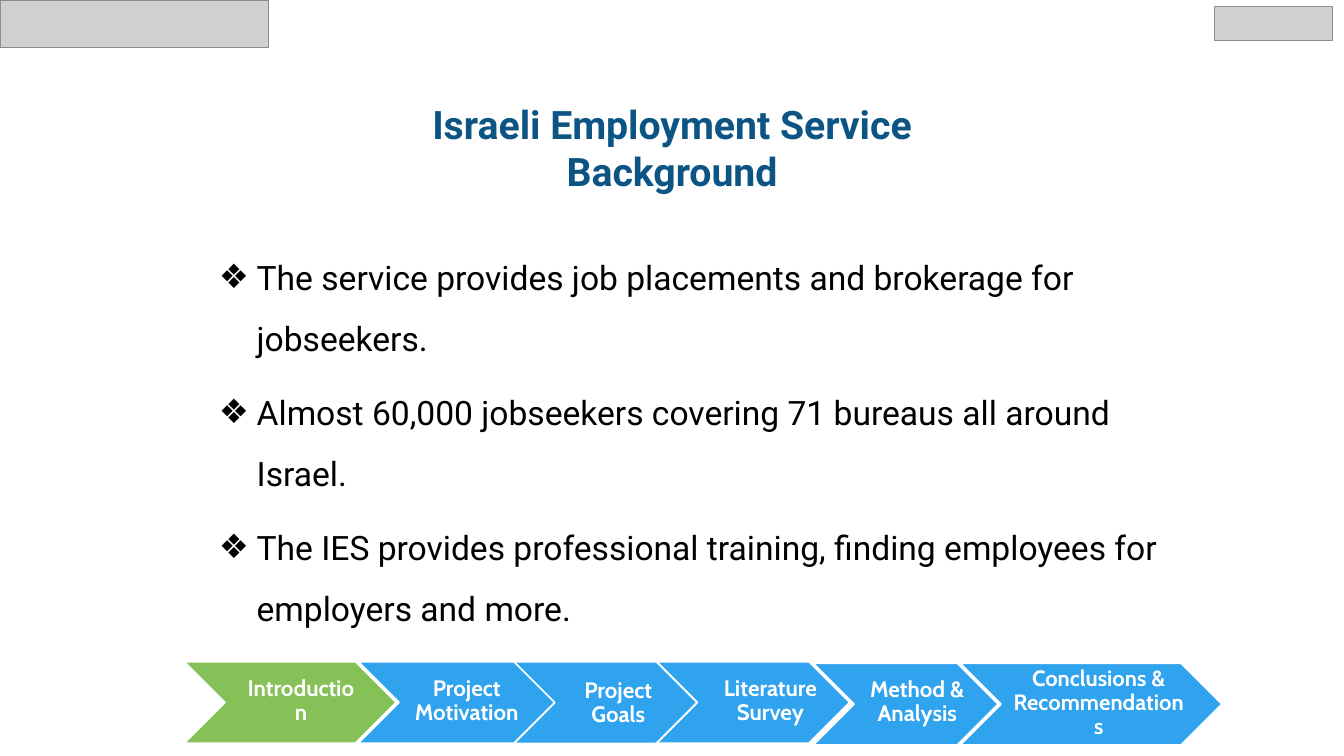
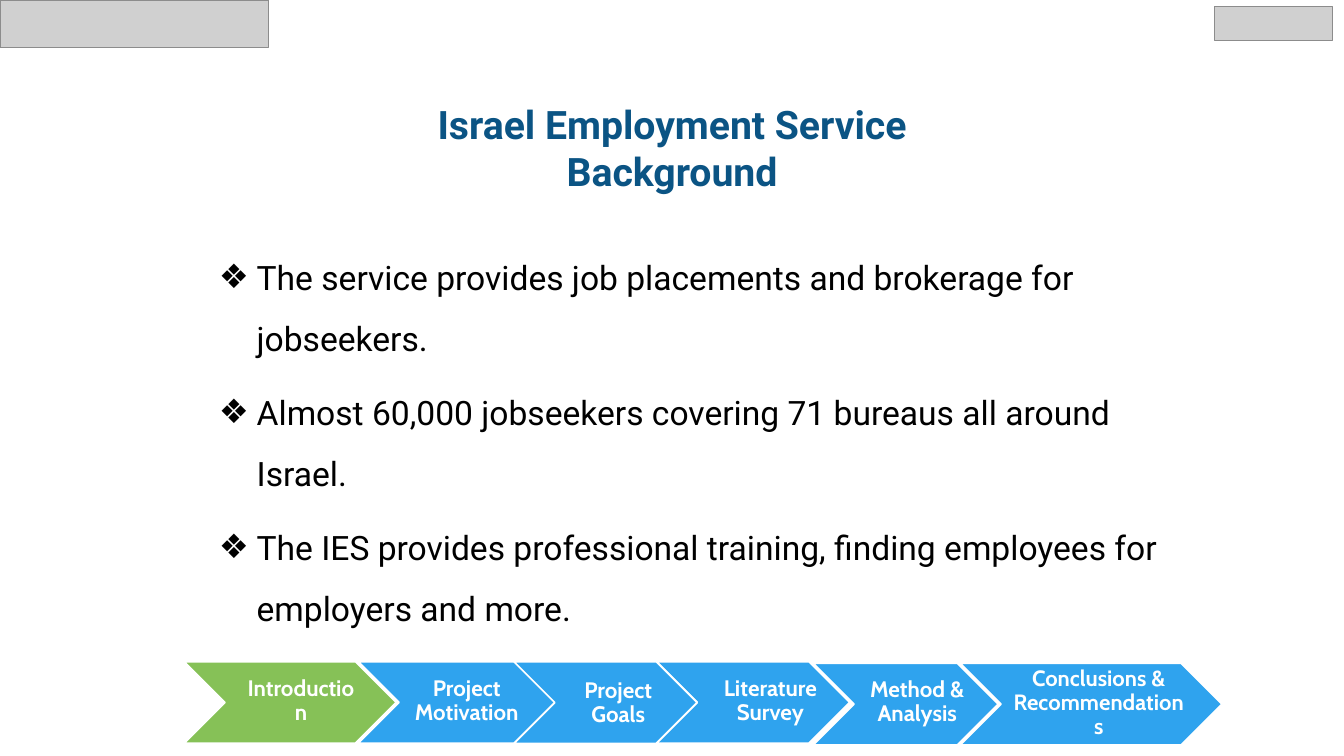
Before and after one commit to chen890/Final-Research-Project---IES, a slide deck: slide 2 of English Final Project.pptx. Drawn at 1344x756 pixels with LibreOffice and Linux fonts; fonts in the diff are those of the drawing; grey boxes stand for pictures; background and template pictures are left out. Boxes give left, top, right and bottom in pixels: in the first picture for what was removed or moved away, otherwise in the second. Text is boxed around its words. In the diff, an @@ line names an element or a change of style, - is before the commit and + after.

```diff
--- a/English Final Project.pptx
+++ b/English Final Project.pptx
@@ text at [438,109,907,194]: text changed @@
-Israeli Employment Service Background
+Israel Employment Service Background
```
Also in this commit, not shown: 20 other slides changed, 4 other files.
